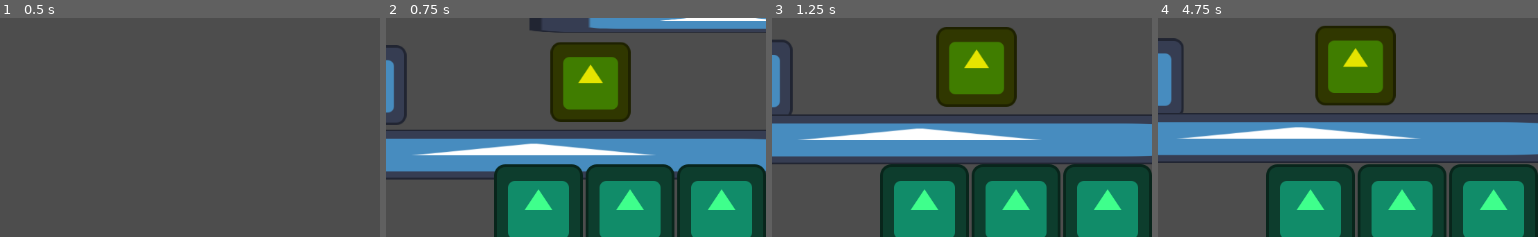
Above: before the commit, frames 1-4 (left to right).
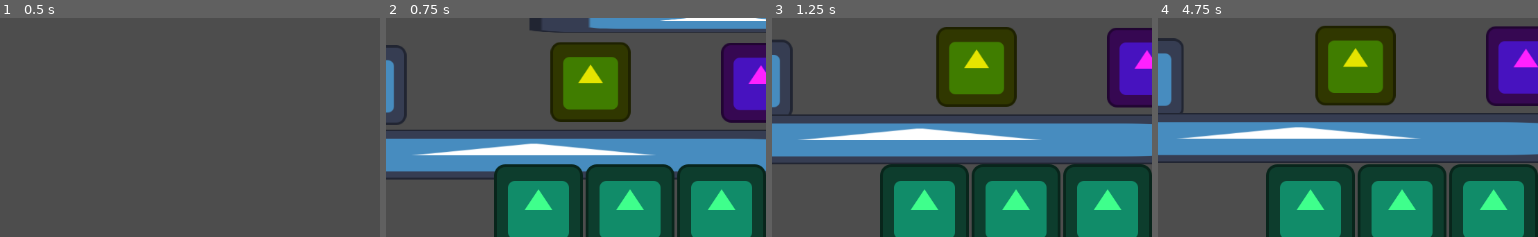
Above: after the commit, the same moments.

Repository: notmarrow/platform_grinder
Game: Godot game, scene res://scenes/menu.tscn
Two runs of this game, one before a commit and one after it. Both use one fixed random seed, a clock stepped at 60 frames per second and the inputs below. The engine's default icon, where the game draws it, is replaced by a stand-in: a white triangle on a blue panel in a dark square.
Inputs (mouse positions are % of the whole screen's width and height, from its top left):
- Up to frame 1 (0.5 s): no input
- Up to frame 2 (0.75 s): click "Jugar" at 0.5 s
- Up to frame 3 (1.25 s): no input
- Up to frame 4 (4.75 s): move the mouse to (71, 44) at 1.27 s; tap A (a) at 1.35, 2.3, 2.85, 3.8 s; tap D (d) at 1.55, 2.1, 3.05, 3.6, 4.55 s; move the mouse to (27, 54) at 2.02 s; move the mouse to (58, 26) at 2.77 s; move the mouse to (42, 69) at 3.52 s; move the mouse to (79, 64) at 4.27 s; right-click (79, 64) at 4.35 s
The pictures show only the part of the screen within x 50-100%, y 46-96%; the shares and areas given below are measured in that part.

Frame 1 is identical in both runs. In frame 2, 4.3% of the frame differs, in the area x 88-100%, y 11-48%; in frame 3, 4.3%; in frame 4, 5.0%, in the area x 86-100%, y 3-41%.

Commit message:
checkpoints programacion

Diff:
--- /dev/null
+++ b/scenes/checkpoint.tscn
@@ -0,0 +1,16 @@
+[gd_scene load_steps=3 format=3 uid="uid://dv5y3tcxa5nm3"]
+
+[ext_resource type="Texture2D" uid="uid://546cny6plfil" path="res://assets/icon.svg" id="1_vhtt1"]
+
+[sub_resource type="RectangleShape2D" id="RectangleShape2D_x4utd"]
+size = Vector2(110, 113)
+
+[node name="checkpoint" type="Area2D"]
+
+[node name="Sprite2D" type="Sprite2D" parent="."]
+modulate = Color(1, 0.129412, 1, 1)
+texture = ExtResource("1_vhtt1")
+
+[node name="CollisionShape2D" type="CollisionShape2D" parent="."]
+position = Vector2(-1, 0.5)
+shape = SubResource("RectangleShape2D_x4utd")
--- a/scenes/escena_prueba.tscn
+++ b/scenes/escena_prueba.tscn
@@ -8,6 +8,8 @@
 [ext_resource type="PackedScene" uid="uid://b1aojcn36y04p" path="res://scenes/pause_menu.tscn" id="6_ty4ob"]
 [ext_resource type="PackedScene" uid="uid://c62bph81o57tq" path="res://scenes/obstaculo.tscn" id="6_vbwes"]
 [ext_resource type="PackedScene" uid="uid://c23uslhkgj44o" path="res://scenes/heal.tscn" id="8_t2fju"]
+[ext_resource type="PackedScene" uid="uid://dv5y3tcxa5nm3" path="res://scenes/checkpoint.tscn" id="9_2r3bt"]
+[ext_resource type="PackedScene" uid="uid://dedsuw3clmfxe" path="res://scenes/spawn.tscn" id="10_cajne"]
 
 [sub_resource type="RectangleShape2D" id="RectangleShape2D_h8nmn"]
 size = Vector2(637, 101)
@@ -63,6 +65,13 @@
 [node name="Heal" parent="." instance=ExtResource("8_t2fju")]
 position = Vector2(100, 408)
 
+[node name="checkpoint" parent="." instance=ExtResource("9_2r3bt")]
+position = Vector2(938, 514)
+
+[node name="spawn" parent="." instance=ExtResource("10_cajne")]
+position = Vector2(305, 533)
+
 [connection signal="timer" from="." to="HUD" method="update_clock"]
 [connection signal="health_signal" from="player" to="HUD" method="update_health"]
 [connection signal="unpause" from="pause_menu" to="." method="_on_pause_menu_unpause"]
+[connection signal="body_entered" from="checkpoint" to="." method="_on_checkpoint_body_entered"]
--- /dev/null
+++ b/scenes/spawn.tscn
@@ -0,0 +1,9 @@
+[gd_scene load_steps=2 format=3 uid="uid://dedsuw3clmfxe"]
+
+[sub_resource type="RectangleShape2D" id="RectangleShape2D_oo38a"]
+size = Vector2(101, 97)
+
+[node name="spawn" type="Area2D"]
+
+[node name="CollisionShape2D" type="CollisionShape2D" parent="."]
+shape = SubResource("RectangleShape2D_oo38a")
--- a/scripts/manager.gd
+++ b/scripts/manager.gd
@@ -6,6 +6,9 @@
 #variables for timer
 var time_passed : float = 0.0
 var pause_menu
+
+#variable for respawn
+var checkpoint_reached : bool = false
 
 func _ready():
 	pause_menu = get_node("pause_menu")
@@ -20,6 +23,12 @@
 	add_child(pause_menu)
 	get_tree().paused = true
 
+func reset():
+	pass
 
 func _on_pause_menu_unpause():
 	remove_child(pause_menu)
+
+
+func _on_checkpoint_body_entered(body):
+	self.checkpoint_reached = true
--- a/scripts/player.gd
+++ b/scripts/player.gd
@@ -84,6 +84,8 @@
 	timerNode.start()
 	health -= dmg
 	health_signal.emit(health)
+	if(health <= 0):
+		die()
 
 func heal(hp):
 	health += hp
@@ -93,3 +95,17 @@
 
 func _on_dmg_cd_timeout():
 	canGetHurt = true
+
+func die():
+	if get_parent().checkpoint_reached:
+		var checkpoint = get_node("../checkpoint")
+		get_parent().reset()
+		health = HEALTH_MAX
+		position = checkpoint.position
+	else:
+		var spawn = get_node("../spawn")
+		get_parent().reset()
+		health = HEALTH_MAX
+		position = spawn.position
+
+	health_signal.emit(health)
Not shown: 1 places in scenes/escena_prueba.tscn that only renumber resources
